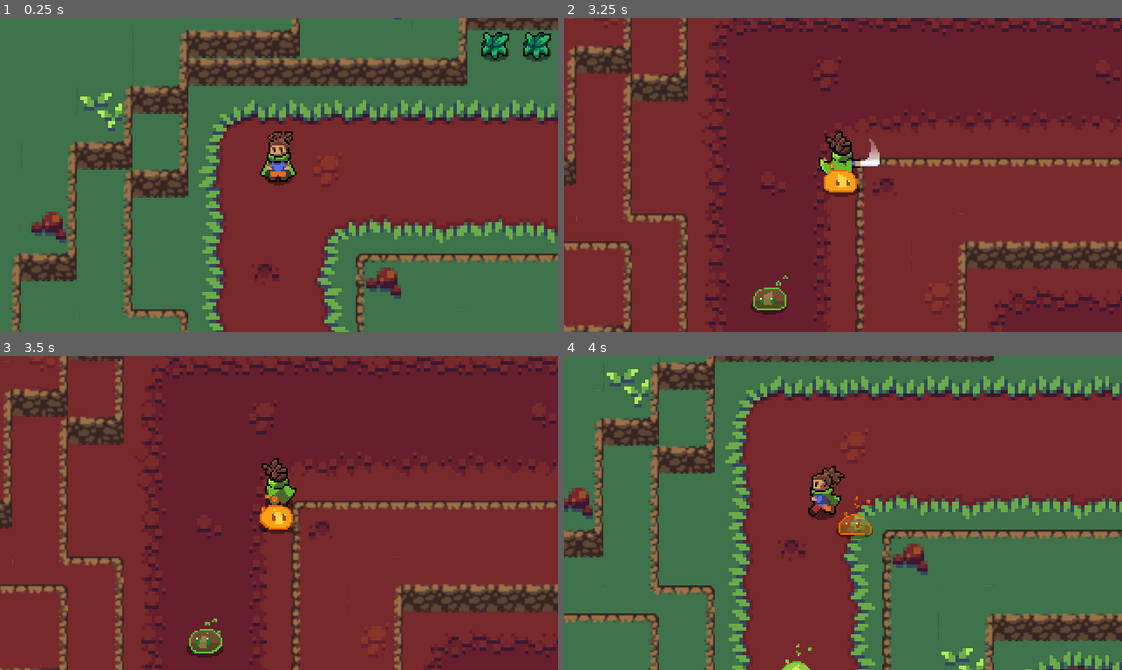
Above: before the commit, frames 1-4 (two rows, left to right).
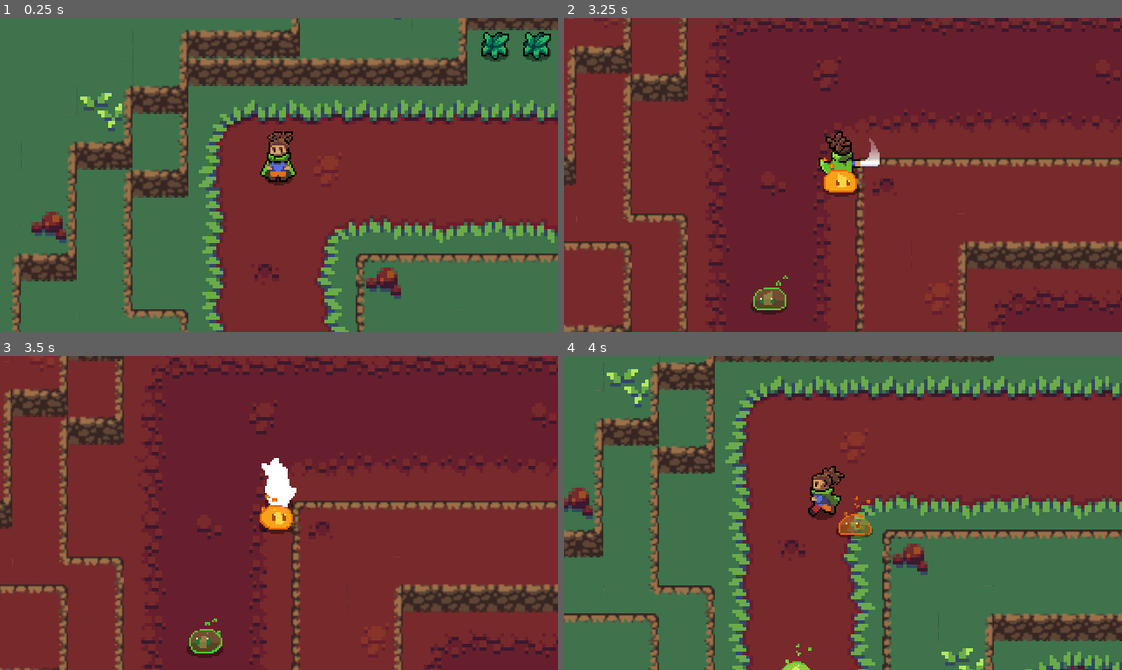
Above: after the commit, the same moments.

Repository: Thomas-Arndt/RPG.1
Game: Godot game, scene res://World/World.tscn
Two runs of this game, one before a commit and one after it. Both use one fixed random seed, a clock stepped at 60 frames per second and the inputs below.
Inputs:
- Up to frame 1 (0.25 s): no input
- Up to frame 2 (3.25 s): tap Enter at 0.5 s; hold Right (ui_right) 0.53-1.28 s; tap R (attack) at 0.6, 2.85 s; hold Down (ui_down) 1.28-2.03 s; tap Space (d_shift) at 1.35 s; hold Right (ui_right) 2.03-2.78 s; tap E (roll) at 2.1 s; hold Up (ui_up) from 2.78 s (still down)
- Up to frame 3 (3.5 s): keep holding Up (ui_up)
- Up to frame 4 (4 s): release Up (ui_up) at 3.53 s; hold Left (ui_left) from 3.53 s (still down); tap Space (d_shift) at 3.6 s

Frames 1-2 are identical in both runs. In frame 3, 0.6% of the frame differs, in the area x 46-54%, y 32-49%; in frame 4, nothing differs.

Commit message:
Player is now able to die

Diff:
--- a/Enemies/RedVoidBlob.tscn
+++ b/Enemies/RedVoidBlob.tscn
@@ -16,7 +16,7 @@
 [node name="HalfSprite" parent="." index="2"]
 texture = ExtResource( 2 )
 
-[node name="AnimationTree" parent="." index="5"]
+[node name="AnimationTree" parent="." index="4"]
 parameters/playback = SubResource( 1 )
 
 [editable path="HurtBox"]
--- a/Enemies/VoidBlob.gd
+++ b/Enemies/VoidBlob.gd
@@ -96,11 +96,5 @@
 func _on_Stats_no_health():
 	queue_free()
 
-func _on_HurtBox_invincible_start():
-	blink_anim_player.play("start")
-
-func _on_HurtBox_invincible_end():
-	blink_anim_player.play("stop")
-
 func match_dimension():
 	pass
--- a/Enemies/VoidBlob.tscn
+++ b/Enemies/VoidBlob.tscn
@@ -376,6 +376,7 @@
 shape = SubResource( 8 )
 
 [node name="HitBox" parent="." instance=ExtResource( 2 )]
+collision_mask = 4
 
 [node name="CollisionShape2D" parent="HitBox" index="0"]
 position = Vector2( 0, 3 )
--- a/Hit and Hurt Boxes/HitBox.tscn
+++ b/Hit and Hurt Boxes/HitBox.tscn
@@ -4,7 +4,7 @@
 
 [node name="HitBox" type="Area2D"]
 collision_layer = 0
-collision_mask = 0
+collision_mask = 8
 script = ExtResource( 1 )
 
 [node name="CollisionShape2D" type="CollisionShape2D" parent="."]
--- a/Hit and Hurt Boxes/HurtBox.tscn
+++ b/Hit and Hurt Boxes/HurtBox.tscn
@@ -3,7 +3,7 @@
 [ext_resource path="res://Hit and Hurt Boxes/HurtBox.gd" type="Script" id=1]
 
 [node name="HurtBox" type="Area2D"]
-collision_layer = 0
+collision_layer = 4
 collision_mask = 0
 script = ExtResource( 1 )
 
--- a/Player/Player.gd
+++ b/Player/Player.gd
@@ -1,4 +1,5 @@
 extends KinematicBody2D
+
 
 export var ACCELERATION = 500
 export var MAX_SPEED = 80
@@ -14,11 +15,13 @@
 var state = MOVE
 var velocity = Vector2.ZERO
 var roll_vector = Vector2.DOWN
+var knockback = Vector2()
 
 onready var anim_player = $AnimationPlayer
 onready var anim_tree = $AnimationTree
 onready var anim_state = anim_tree.get("parameters/playback")
 onready var sword_hit_box = $HitBoxPivot/SwordHitBox
+onready var hurt_box = $HurtBox
 onready var blink_anim_player = $BlinkAnimationPlayer
 
 onready var RedDimension = get_node("/root/World/RedDimension")
@@ -28,7 +31,9 @@
 	anim_tree.set("parameters/roll/blend_position", Vector2.DOWN)
 	anim_tree.set("parameters/attack/blend_position", Vector2.DOWN)
 	anim_player.play("SETUP")
+	PlayerStats.health = 3
 	sword_hit_box.knockback_vector = roll_vector
+	PlayerStats.connect("no_health", self, "_on_PlayerStats_no_health")
 
 func _physics_process(delta):
 	match state:
@@ -93,8 +98,9 @@
 
 
 func _on_HurtBox_area_entered(area):
-	pass # Replace with function body.
-
+	PlayerStats.change_health(-area.damage)
+	knockback = area.knockback_vector * 200
+	hurt_box.start_invincible(0.6)
 
 func _on_HurtBox_invincible_start():
 	blink_anim_player.play("start")
@@ -102,3 +108,6 @@
 
 func _on_HurtBox_invincible_end():
 	blink_anim_player.play("stop")
+
+func _on_PlayerStats_no_health():
+	queue_free()
--- a/Player/Player.tscn
+++ b/Player/Player.tscn
@@ -897,7 +897,6 @@
 rotation = 4.71239
 
 [node name="SwordHitBox" parent="HitBoxPivot" instance=ExtResource( 4 )]
-collision_mask = 8
 
 [node name="CollisionShape2D" parent="HitBoxPivot/SwordHitBox" index="0"]
 position = Vector2( 0, 12 )
@@ -906,7 +905,6 @@
 disabled = true
 
 [node name="HurtBox" parent="." instance=ExtResource( 5 )]
-collision_layer = 4
 
 [node name="CollisionShape2D" parent="HurtBox" index="0"]
 position = Vector2( 0, -3 )
--- a/Utils/Stats/PlayerStats.gd
+++ b/Utils/Stats/PlayerStats.gd
@@ -18,5 +18,11 @@
 	if health <= 0:
 		emit_signal("no_health")
 
+func change_health(value):
+	print(health)
+	health += value
+	if health <= 0:
+		emit_signal("no_health")
+
 func _ready():
 	self.health = max_health
